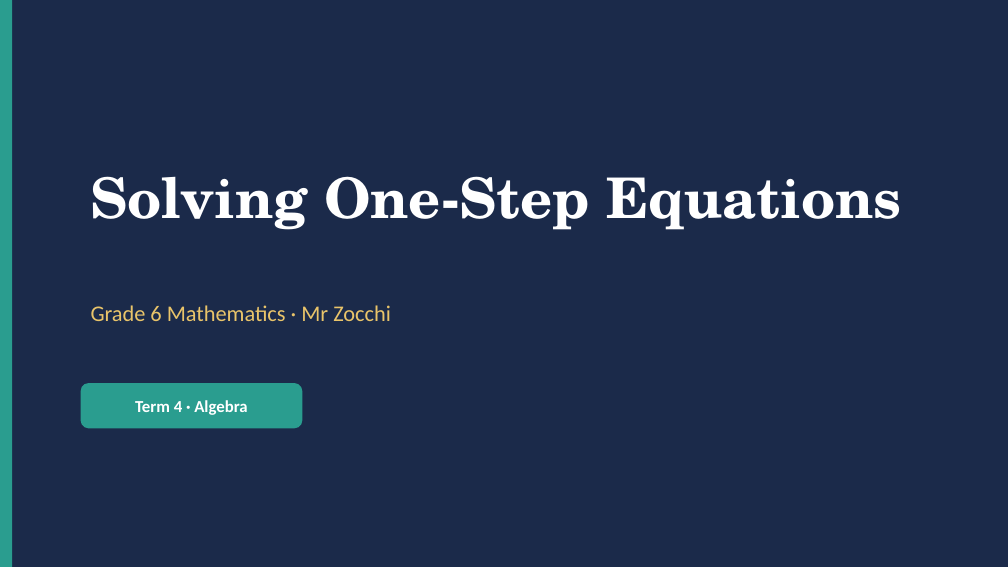
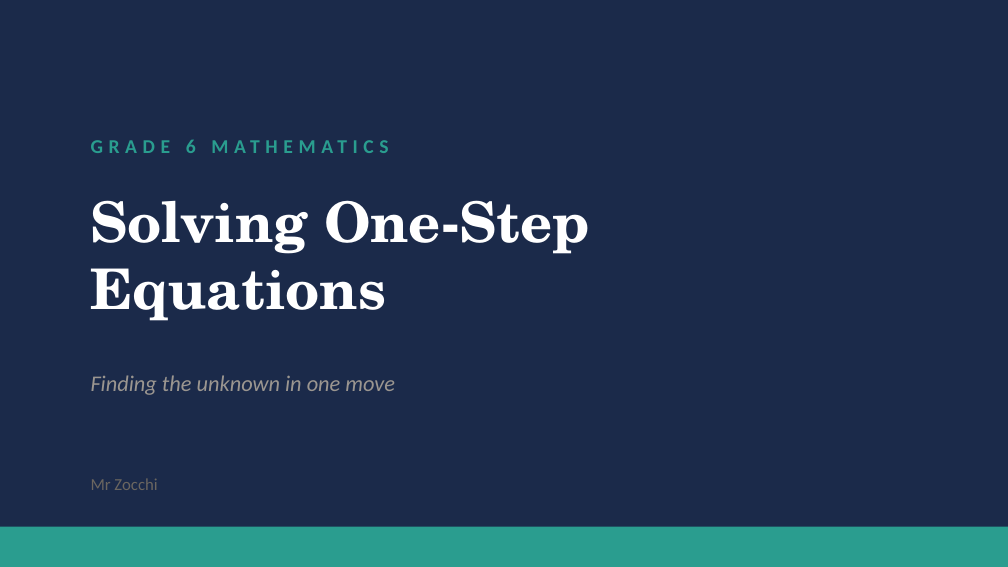
Before and after one commit to briscorey/mrzocchi, a slide deck: slide 1 of static/ppts/G6_Math_T4_One_Step_Equations.pptx. Drawn at 1008x567 pixels with LibreOffice and Linux fonts; fonts in the diff are those of the drawing. Boxes give left, top, right and bottom in pixels: in the first picture for what was removed or moved away, otherwise in the second. Text is boxed around its words. In the diff, an @@ line names an element or a change of style, - is before the commit and + after.

Commit message:
Build G6 T4 Algebra: 6 PPTs (inquiry, cultural connections, video recs) + 7 fillable worksheets (5 topics + full revision + revision booklet)

```diff
--- a/static/ppts/G6_Math_T4_One_Step_Equations.pptx
+++ b/static/ppts/G6_Math_T4_One_Step_Equations.pptx
@@ background #1B2A4A to #FFFFFF @@
@@ rectangle: place and size @@
-rectangle at [0, 0, 12, 566]
+rectangle at [0, 0, 1008, 566]
@@ rectangle at [0, 0, 1008, 566]: fill #2A9D8F to #1B2A4A @@
@@ text at [186, 139, 196, 153]: text changed; size 16 to 14 pt; text colour #E9C46A to #2A9D8F; bold on @@
-Grade 6 Mathematics · Mr Zocchi
+GRADE 6 MATHEMATICS
@@ text "Solving One-Step" at [91, 200, 590, 321]: vertical alignment middle to top @@
@@ text at [91, 200, 590, 321]: text changed @@
-Solving One-Step Equations
+Solving One-Step
+Equations
@@ rounded rectangle removed at [81, 383, 302, 428] @@
@@ text added at [91, 375, 395, 395], 16 pt, text #9B9690, italic @@
+Finding the unknown in one move
@@ text removed at [135, 400, 247, 415] @@
-Term 4 · Algebra
@@ text added at [91, 478, 157, 490], 12 pt, text #6B6660 @@
+Mr Zocchi
@@ rectangle added at [0, 526, 1008, 566], fill #2A9D8F @@
```
Also in this commit, not shown: 7 slides added, 4 slides removed, 12 other files.
